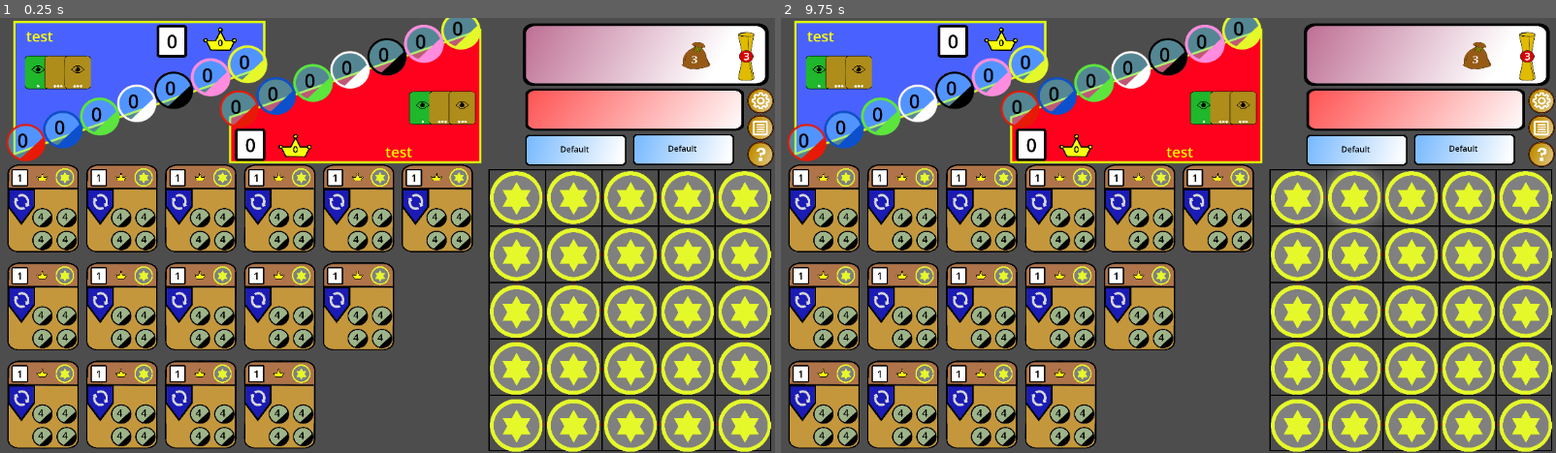
Above: before the commit, frames 1-2 (left to right).
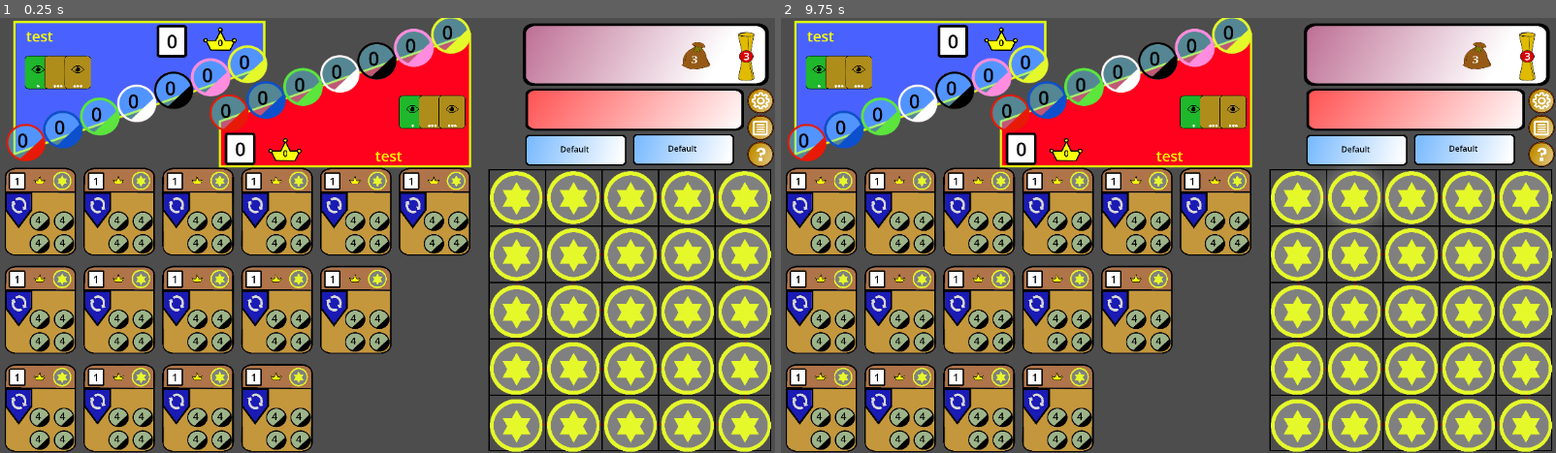
Above: after the commit, the same moments.

Repository: TonyNLM/Dueee
Game: Godot game, scene res://main.tscn
The game is run twice, just before and just after one commit, with the same random seed, the same clock (stepped at 60 frames per second) and the same inputs. This scene is started directly instead of the project's main scene.
Inputs (mouse positions are in pixels of both pictures, inside the frame that each line leads up to):
- Up to frame 1 (0.25 s): no input
- Up to frame 2 (9.75 s): click (1354, 152) at 0.52 s; click (1540, 100) at 1.25 s; click (1540, 126) at 2 s; click (1540, 152) at 2.75 s; click (1354, 152) at 3.52 s; click (1540, 100) at 4.25 s; click (1540, 126) at 5 s; click (1540, 152) at 5.75 s; click (1354, 152) at 6.52 s; click (1540, 100) at 7.25 s; click (1540, 126) at 8 s; click (1540, 152) at 8.75 s; tap Enter at 9.5 s; move the mouse to (1339, 213) at 9.52 s

The runs differ from the first frame. In frame 1, 21% of the frame differs, in the area x 0-63%, y 0-100%; in frame 2, 21%.

Commit message:
slighty repoosition

Diff:
--- a/Godot test/main.tscn
+++ b/Godot test/main.tscn
@@ -55,10 +55,10 @@
 text = "3"
 
 [node name="VBoxContainer" parent="." instance=ExtResource("5_ao4k1")]
-offset_left = 3.99999
-offset_top = 211.0
-offset_right = 2424.0
-offset_bottom = 1954.0
+offset_left = -9.53674e-07
+offset_top = 216.0
+offset_right = 2420.0
+offset_bottom = 1959.0
 scale = Vector2(0.29, 0.29)
 
 [node name="ButtonText" parent="." instance=ExtResource("6_b04lu")]
@@ -101,5 +101,5 @@
 scale = Vector2(0.545, 0.545)
 
 [node name="Player_Banner2" parent="." instance=ExtResource("15_amsr3")]
-position = Vector2(335, -49)
+position = Vector2(320, -43)
 scale = Vector2(0.545, 0.545)
